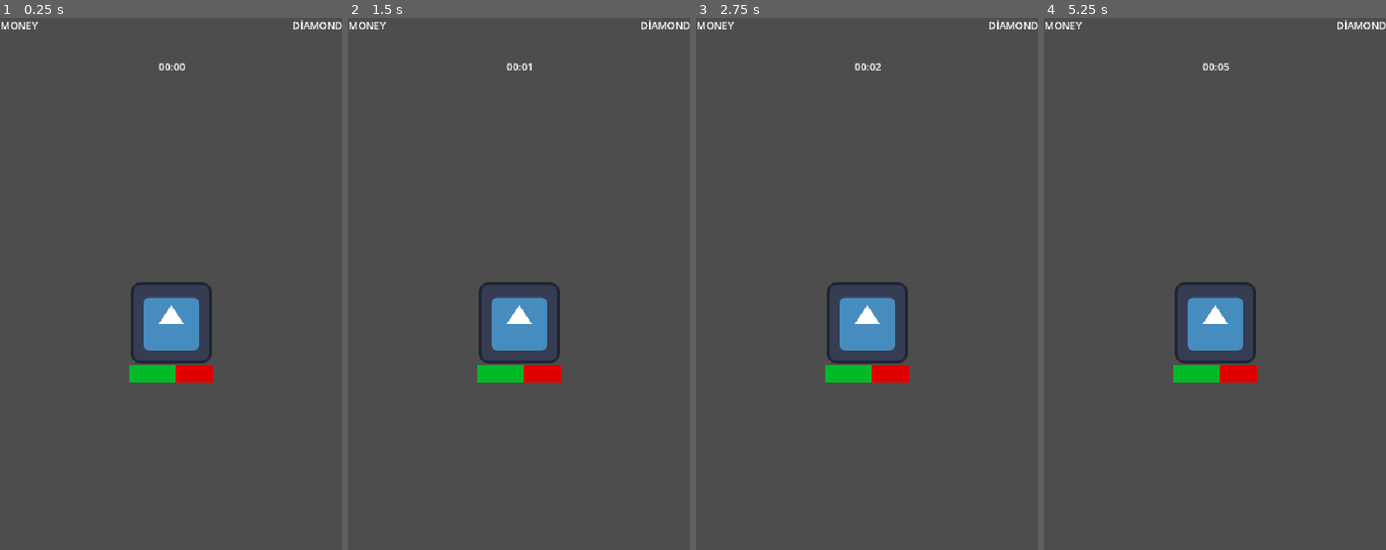
Above: before the commit, frames 1-4 (left to right).
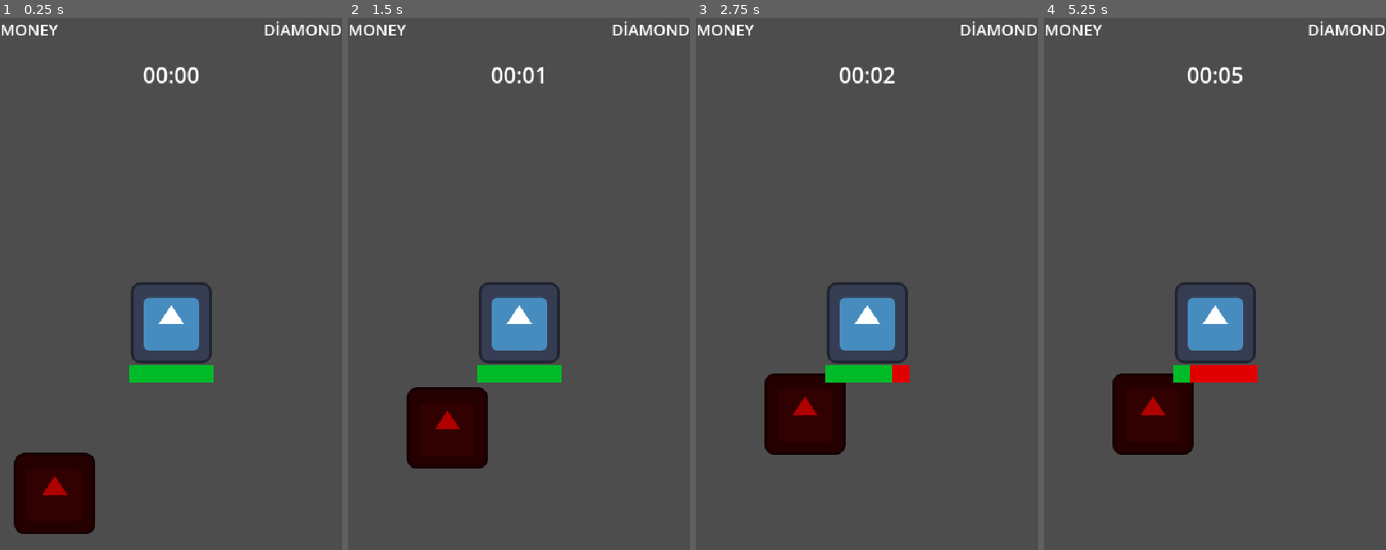
Above: after the commit, the same moments.

Repository: StenSOS/idlesurvivor
Game: Godot game, scene res://main/main.tscn
Two runs of this game, one before a commit and one after it. Both use one fixed random seed, a clock stepped at 60 frames per second and the inputs below. Before the commit the project starts from res://main.tscn. The engine's default icon, where the game draws it, is replaced by a stand-in: a white triangle on a blue panel in a dark square.
Inputs:
- Up to frame 1 (0.25 s): no input
- Up to frame 2 (1.5 s): no input
- Up to frame 3 (2.75 s): no input
- Up to frame 4 (5.25 s): tap Enter at 2.75, 5 s; tap Space at 3.5 s

The runs differ from the first frame. In frame 1, 4.9% of the frame differs, in the area x 0-100%, y 0-97%; in frame 2, 4.9%; in frame 3, 4.6%; in frame 4, 4.7%.

Commit message:
some enemy and player mechanics

Diff:
--- /dev/null
+++ b/enemy/enemy.gd
@@ -0,0 +1,33 @@
+extends CharacterBody2D
+
+@export var speed: float = 100.0
+@export var damage: int = 5
+@export var attack_distance: float = 175
+@export var attack_rate: float = 1.0   # saniyede bir vur
+
+@onready var attack_cooldown_timer = $attackCooldownTimer
+
+var player : Node2D
+
+func _ready():
+	player = get_tree().get_first_node_in_group("player")
+	attack_cooldown_timer.wait_time = attack_rate
+	attack_cooldown_timer.start()
+
+func _physics_process(delta):
+	if not player:
+		return
+
+	var dir : Vector2 = (player.global_position - global_position).normalized()
+	if global_position.distance_to(player.global_position) > attack_distance:
+		velocity = dir * speed
+		move_and_slide()
+	else:
+		velocity = Vector2.ZERO
+
+func _on_attack_cooldown_timer_timeout():
+	if not player:
+		return
+
+	if global_position.distance_to(player.global_position) <= attack_distance:
+		player.takeDamage(damage)
--- /dev/null
+++ b/enemy/enemy.tscn
@@ -0,0 +1,23 @@
+[gd_scene load_steps=4 format=3 uid="uid://ditoop2pfk6wu"]
+
+[ext_resource type="Texture2D" uid="uid://8u8p1e21e3x2" path="res://icon.svg" id="1_2mvqj"]
+[ext_resource type="Script" uid="uid://cgo25vuun1ouy" path="res://enemy/enemy.gd" id="1_ofsxj"]
+
+[sub_resource type="RectangleShape2D" id="RectangleShape2D_2mvqj"]
+size = Vector2(126, 126)
+
+[node name="enemy" type="CharacterBody2D" groups=["enemy"]]
+script = ExtResource("1_ofsxj")
+damage = 20
+
+[node name="CollisionShape2D" type="CollisionShape2D" parent="."]
+shape = SubResource("RectangleShape2D_2mvqj")
+
+[node name="Sprite2D" type="Sprite2D" parent="."]
+modulate = Color(0.686275, 0, 0, 1)
+texture = ExtResource("1_2mvqj")
+
+[node name="attackCooldownTimer" type="Timer" parent="."]
+autostart = true
+
+[connection signal="timeout" from="attackCooldownTimer" to="." method="_on_attack_cooldown_timer_timeout"]
--- a/main.gd
+++ b/main/main.gd
@@ -3,13 +3,16 @@
 enum GameState {START, RUNNING, END}
 
 @onready var timer_label = $HUD/timerLabel
+@onready var player = $Player
+
 
 @export var winTime :float
 
 var elapsedTime := 0.0
 
 func _process(delta):
-	elapsedTime += delta
+	if not player.isDead:
+		elapsedTime += delta
 
 	var minutes = int(elapsedTime)/60
 	var seconds = int(elapsedTime)%60
--- a/main.tscn
+++ b/main/main.tscn
@@ -1,7 +1,8 @@
-[gd_scene load_steps=3 format=3 uid="uid://cqoqbydymbryu"]
+[gd_scene load_steps=4 format=3 uid="uid://cqoqbydymbryu"]
 
-[ext_resource type="Script" uid="uid://ddlvmim6ogx5y" path="res://main.gd" id="1_ig7tw"]
-[ext_resource type="PackedScene" uid="uid://bctmk6jmk8imm" path="res://player.tscn" id="2_0xm2m"]
+[ext_resource type="Script" uid="uid://ddlvmim6ogx5y" path="res://main/main.gd" id="1_ig7tw"]
+[ext_resource type="PackedScene" uid="uid://bctmk6jmk8imm" path="res://player/player.tscn" id="2_0xm2m"]
+[ext_resource type="PackedScene" uid="uid://ditoop2pfk6wu" path="res://enemy/enemy.tscn" id="3_xwkvk"]
 
 [node name="Node2D" type="Node2D"]
 script = ExtResource("1_ig7tw")
@@ -18,11 +19,13 @@
 offset_right = 20.0
 offset_bottom = 88.0
 grow_horizontal = 2
+theme_override_font_sizes/font_size = 35
 text = "TİME"
 
 [node name="moneyLabel" type="Label" parent="HUD"]
 offset_right = 40.0
 offset_bottom = 23.0
+theme_override_font_sizes/font_size = 25
 text = "MONEY"
 
 [node name="diamondLabel" type="Label" parent="HUD"]
@@ -32,8 +35,14 @@
 offset_left = -40.0
 offset_bottom = 23.0
 grow_horizontal = 0
+theme_override_font_sizes/font_size = 25
 text = "DİAMOND"
 
 [node name="Player" parent="." instance=ExtResource("2_0xm2m")]
 
 [node name="Camera2D" type="Camera2D" parent="."]
+
+[node name="enemyHolder" type="Node2D" parent="."]
+
+[node name="enemy" parent="enemyHolder" instance=ExtResource("3_xwkvk")]
+position = Vector2(-198, 290)
--- a/player.gd
+++ b/player/player.gd
@@ -5,6 +5,19 @@
 @export var maxHealth : int = 100
 @export var health := maxHealth
 
+var isDead : bool = false
+
 func  _process(delta):
 	health_bar.max_value= maxHealth
 	health_bar.value = health
+
+
+
+func takeDamage(damageAmount : int):
+	health -= damageAmount
+	gameOver()
+
+func gameOver():
+	if health <= 0:
+		isDead=true
+		print("dead")
--- a/player.tscn
+++ b/player/player.tscn
@@ -1,7 +1,7 @@
-[gd_scene load_steps=6 format=3 uid="uid://bctmk6jmk8imm"]
+[gd_scene load_steps=7 format=3 uid="uid://bctmk6jmk8imm"]
 
 [ext_resource type="Texture2D" uid="uid://8u8p1e21e3x2" path="res://icon.svg" id="1_4flbx"]
-[ext_resource type="Script" uid="uid://dlbxeqv8gwm8k" path="res://player.gd" id="1_onrkg"]
+[ext_resource type="Script" uid="uid://dlbxeqv8gwm8k" path="res://player/player.gd" id="1_onrkg"]
 
 [sub_resource type="StyleBoxFlat" id="StyleBoxFlat_onrkg"]
 bg_color = Color(0.882353, 0, 0, 1)
@@ -12,9 +12,13 @@
 [sub_resource type="RectangleShape2D" id="RectangleShape2D_onrkg"]
 size = Vector2(128, 128)
 
-[node name="Player" type="Node2D"]
+[sub_resource type="RectangleShape2D" id="RectangleShape2D_rkbax"]
+size = Vector2(128, 126)
+
+[node name="Player" type="Node2D" groups=["player"]]
+z_index = 100
 script = ExtResource("1_onrkg")
-health = 55
+health = 100
 
 [node name="Sprite2D" type="Sprite2D" parent="."]
 texture = ExtResource("1_4flbx")
@@ -40,3 +44,8 @@
 
 [node name="CollisionShape2D" type="CollisionShape2D" parent="Area2D"]
 shape = SubResource("RectangleShape2D_onrkg")
+
+[node name="StaticBody2D" type="StaticBody2D" parent="."]
+
+[node name="CollisionShape2D" type="CollisionShape2D" parent="StaticBody2D"]
+shape = SubResource("RectangleShape2D_rkbax")
Not shown, added: enemy/enemy.gd.uid
Renamed: main.gd.uid -> main/main.gd.uid
Renamed: player.gd.uid -> player/player.gd.uid
